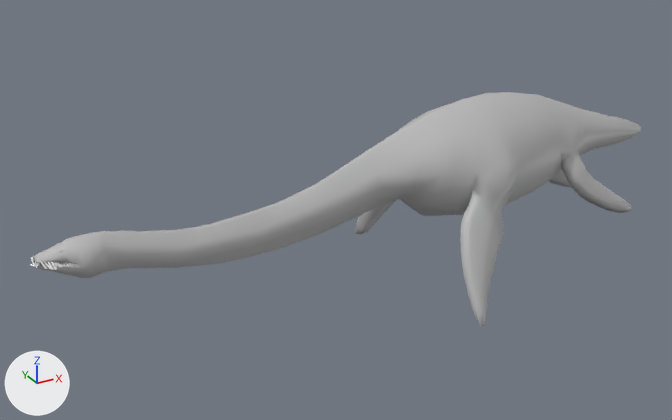
What one commit did to the FBX model Grupp7/Assets/Models/Creatures/Elasmosaurus platyurus.fbx.
The view is the same before and after, from a 50 mm camera at (-1.51, -2.92, 1.91) aimed at (-0.07, -0.3, 0.61). Arrows for +X, +Y and +Z are at lower left; the lights stay in place. Where no turn or scale is listed for an object, it has been applied to the vertices.

In view in the first picture: 'Body'.
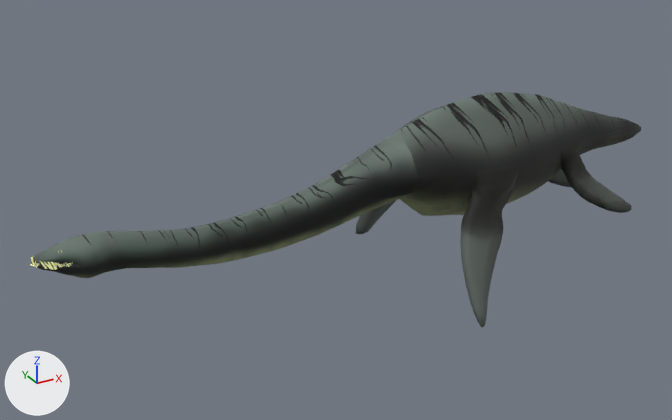
Boxes [x1, y1, x2, y2] around the edits, measured in the pictures (672 x 420 px):
'Body', recoloured
    both: [33, 92, 641, 328]

What the commit changed:
Picture 'UvMapDinoDone.png' (img_uvmapdinodone_png) is new.
Material 'blinn4' (mat_blinn4) is new.
Its texture is img_uvmapdinodone_png (with its transparency).
Its roughness is 0.749.
me_mesh has 1322 vertices, 2518 faces and spans x -1.11..1.29, y -0.79..0.05, z 0.3..0.97.
me_mesh no longer uses material mat_lambert1 (grey #bcbcbc).
me_mesh now uses material mat_blinn4 (picture img_uvmapdinodone_png).
